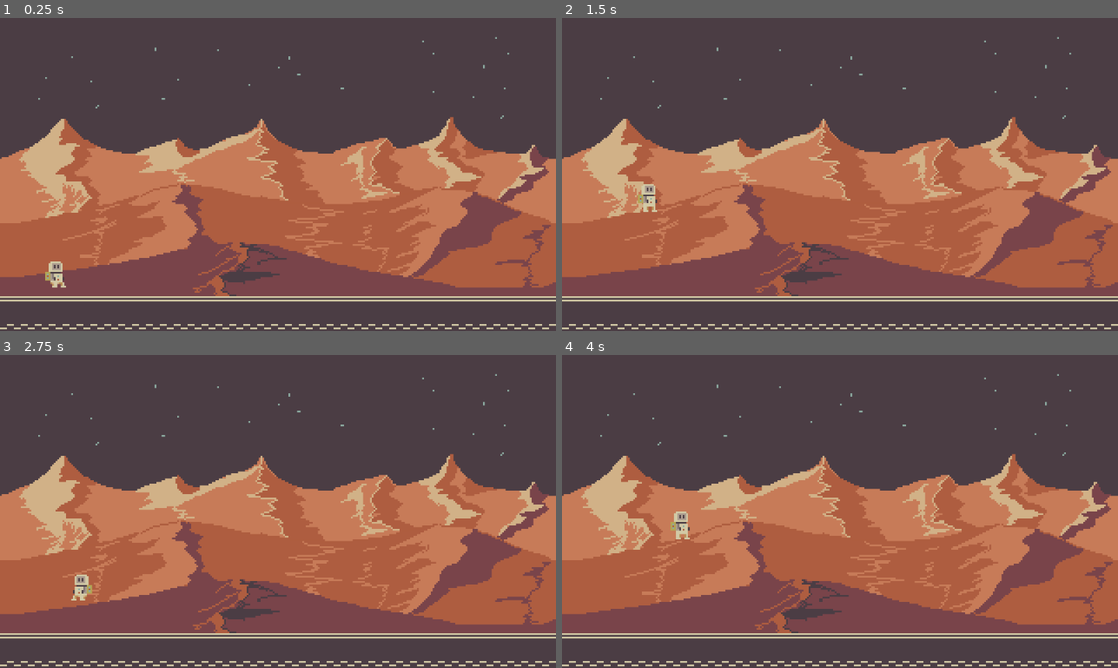
Above: before the commit, frames 1-4 (two rows, left to right).
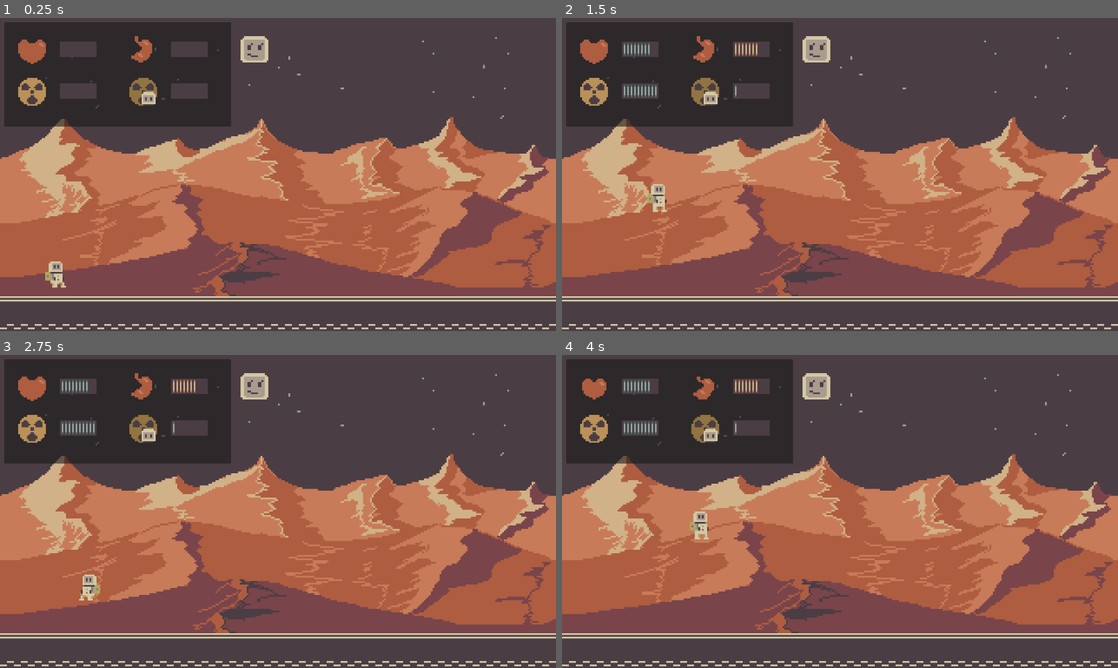
Above: after the commit, the same moments.

Repository: fuzhouch/interactive-space-tour
Game: Godot game, scene res://scenes/MarsLanding.tscn
Two runs of this game, one before a commit and one after it. Both use one fixed random seed, a clock stepped at 60 frames per second and the inputs below.
Inputs (mouse positions are in pixels of both pictures, inside the frame that each line leads up to):
- Up to frame 1 (0.25 s): no input
- Up to frame 2 (1.5 s): move the mouse to (962, 158) at 0.52 s; hold Right (ui_right) from 0.53 s (still down); click (962, 158) at 0.67 s; tap Up (ui_up) at 0.77 s; move the mouse to (728, 190) at 1.27 s; click (728, 190) at 1.42 s
- Up to frame 3 (2.75 s): tap Up (ui_up) at 1.52 s; move the mouse to (333, 442) at 2.02 s; release Right (ui_right) at 2.03 s; hold Left (ui_left) from 2.03 s (still down); click (333, 442) at 2.17 s
- Up to frame 4 (4 s): move the mouse to (812, 574) at 2.77 s; release Left (ui_left) at 2.78 s; hold Right (ui_right) from 2.78 s (still down); click (812, 574) at 2.92 s; tap Up (ui_up) at 3.02, 3.77 s; move the mouse to (1006, 558) at 3.52 s; click (1006, 558) at 3.67 s

The runs differ from the first frame. In frame 1, 12% of the frame differs, in the area x 0-49%, y 1-35%; in frame 2, 13%; in frame 3, 13%; in frame 4, 13%, in the area x 0-49%, y 1-59%.

Commit message:
[Task 0007][NEW] Add HUD screen to display player status.
1. Display metrics: Health, Strength, Radiation, Radiation Effective
   (aka. radiation - protection).
2. A clickable icon to perform suite on/off.
3. All metrics are updated once per second.
4. Radiation Effective display gauge metrics in reversed order (red for
   low, green for high).

Diff:
--- a/characters/Player.gd
+++ b/characters/Player.gd
@@ -40,6 +40,9 @@
 # =====================================================================
 # Character interaction
 # =====================================================================
+var monitor: CanvasLayer = null
+signal monitor_connected(monitor_hud)
+
 signal health_changed(health_point_delta)
 signal strength_changed(strength_delta)
 signal suite_changed(suite_on)
@@ -57,9 +60,6 @@
 func _adjust_walk_speed() -> void:
     # Character's strenth decides how fast our player can move
     velocity.x = velocity.x * (strength / 100.0)
-
-func _adjust_health_by_env() -> void:
-    pass
 
 func _check_health() -> void:
     if health <= 0:
@@ -114,12 +114,19 @@
 
 func _on_health_check_timer_timeout() -> void:
     var health_lost: int = 0
-    if radiation - radiation_protection >= RADIATION_SAFE_LINE:
+    var radiation_effective: int = radiation - radiation_protection
+    if radiation_effective >= RADIATION_SAFE_LINE:
         health_lost += 10
     if starving:
         health_lost += 1
     if health_lost > 0:
         self.emit_signal("health_changed", -health_lost)
+
+    if monitor != null:
+        monitor.emit_signal("strength_updated", strength)
+        monitor.emit_signal("health_updated", health)
+        monitor.emit_signal("radiation_env_updated", radiation)
+        monitor.emit_signal("radiation_to_human_updated", radiation_effective)
 
 func _on_health_changed(health_point_delta: int) -> void:
     health += health_point_delta
@@ -145,3 +152,8 @@
 
 func _on_env_gravity_changed(new_gravity_value: int) -> void:
     gravity = new_gravity_value
+
+
+func _on_monitor_connected(monitor_hud: CanvasLayer) -> void:
+    monitor = monitor_hud
+    monitor.emit_signal("player_connected", self)
--- a/characters/Player.tscn
+++ b/characters/Player.tscn
@@ -263,6 +263,7 @@
 [connection signal="env_gravity_changed" from="." to="." method="_on_env_gravity_changed"]
 [connection signal="env_radiation_changed" from="." to="." method="_on_env_radiation_changed"]
 [connection signal="health_changed" from="." to="." method="_on_health_changed"]
+[connection signal="monitor_connected" from="." to="." method="_on_monitor_connected"]
 [connection signal="strength_changed" from="." to="." method="_on_strength_changed"]
 [connection signal="suite_changed" from="." to="." method="_on_suite_changed"]
 [connection signal="animation_finished" from="AnimatedSprite2D" to="." method="_on_animated_sprite_2d_animation_finished"]
--- a/project.godot
+++ b/project.godot
@@ -24,11 +24,16 @@
 window/size/viewport_width=1280
 window/size/viewport_height=720
 
+[editor]
+
+movie_writer/movie_file="/home/fuzhouch/projects/gaming/godot/interactive-space-tour/cam_material.avi"
+
 [layer_names]
 
 2d_physics/layer_1="Player"
 2d_physics/layer_2="Facility"
 2d_physics/layer_3="Terrain"
+2d_physics/layer_4="Clickable"
 
 [rendering]
 
--- a/scenes/MarsLanding.gd
+++ b/scenes/MarsLanding.gd
@@ -5,4 +5,6 @@
 func _ready() -> void:
     $Player.emit_signal("env_radiation_changed", Global.RADIATION_MARS)
     $Player.emit_signal("env_gravity_changed", Global.GRAVITY_MARS)
-    $Player.emit_signal("strength_changed", -50)
+    $Player.emit_signal("health_changed", -22)
+    $Player.emit_signal("strength_changed", -35)
+    $Player.emit_signal("monitor_connected", $HUD_HealthMonitor)
--- a/scenes/MarsLanding.tscn
+++ b/scenes/MarsLanding.tscn
@@ -1,9 +1,10 @@
-[gd_scene load_steps=9 format=3 uid="uid://4v488irwrfc8"]
+[gd_scene load_steps=10 format=3 uid="uid://4v488irwrfc8"]
 
 [ext_resource type="Texture2D" uid="uid://desl57v3y7was" path="res://assets/tilesheet-mars-landing-16x16-64x64-0001.png" id="1_46mla"]
 [ext_resource type="Texture2D" uid="uid://bt3vfv30ib1km" path="res://assets/mars-landing-background-320x192-1280x768-0001.png" id="1_c26eo"]
 [ext_resource type="Script" path="res://scenes/MarsLanding.gd" id="1_cbr5t"]
 [ext_resource type="PackedScene" uid="uid://cccvyqwq6cyd2" path="res://characters/Player.tscn" id="2_686la"]
+[ext_resource type="PackedScene" uid="uid://dkysisgefkyh2" path="res://ui/HUD_HealthMonitor.tscn" id="5_wwgeq"]
 
 [sub_resource type="TileSetAtlasSource" id="TileSetAtlasSource_f7b3q"]
 texture = ExtResource("1_46mla")
@@ -125,3 +126,7 @@
 position_smoothing_enabled = true
 editor_draw_limits = true
 editor_draw_drag_margin = true
+
+[node name="HUD_HealthMonitor" parent="." instance=ExtResource("5_wwgeq")]
+offset = Vector2(10, 10)
+transform = Transform2D(1, 0, 0, 1, 10, 10)
--- /dev/null
+++ b/ui/AnimatedGauge.gd
@@ -0,0 +1,75 @@
+extends AnimatedSprite2D
+
+@export var reverse_display: bool = false
+
+var gauge: int = 100
+var gauge_animation: String = "percentage_100"
+signal gauge_updated(new_value)
+
+# Called when the node enters the scene tree for the first time.
+func _ready() -> void:
+    pass # Replace with function body.
+
+func _on_gauge_updated(new_value: int) -> void:
+    if new_value < 0:
+        new_value = 0
+    if new_value > 100:
+        new_value = 100
+
+    gauge = new_value
+    if gauge == 0:
+        if reverse_display:
+            gauge_animation = "reverse_percentage_00"
+        else:
+            gauge_animation = "percentage_00"
+    elif gauge > 0 and gauge <= 10:
+        if reverse_display:
+            gauge_animation = "reverse_percentage_10"
+        else:
+            gauge_animation = "percentage_10"
+    elif gauge > 10 and gauge <= 20:
+        if reverse_display:
+            gauge_animation = "reverse_percentage_20"
+        else:
+            gauge_animation = "percentage_20"
+    elif gauge > 20 and gauge <= 30:
+        if reverse_display:
+            gauge_animation = "reverse_percentage_30"
+        else:
+            gauge_animation = "percentage_30"
+    elif gauge > 30 and gauge <= 40:
+        if reverse_display:
+            gauge_animation = "reverse_percentage_40"
+        else:
+            gauge_animation = "percentage_40"
+    elif gauge > 40 and gauge <= 50:
+        if reverse_display:
+            gauge_animation = "reverse_percentage_50"
+        else:
+            gauge_animation = "percentage_50"
+    elif gauge > 50 and gauge <= 60:
+        if reverse_display:
+            gauge_animation = "reverse_percentage_60"
+        else:
+            gauge_animation = "percentage_60"
+    elif gauge > 60 and gauge <= 70:
+        if reverse_display:
+            gauge_animation = "reverse_percentage_70"
+        else:
+            gauge_animation = "percentage_70"
+    elif gauge > 70 and gauge <= 80:
+        if reverse_display:
+            gauge_animation = "reverse_percentage_80"
+        else:
+            gauge_animation = "percentage_80"
+    elif gauge > 70 and gauge <= 90:
+        if reverse_display:
+            gauge_animation = "reverse_percentage_90"
+        else:
+            gauge_animation = "percentage_90"
+    elif gauge > 90:
+        if reverse_display:
+            gauge_animation = "reverse_percentage_100"
+        else:
+            gauge_animation = "percentage_100"
+    self.play(gauge_animation)
--- /dev/null
+++ b/ui/AnimatedGauge.tscn
@@ -0,0 +1,278 @@
+[gd_scene load_steps=26 format=3 uid="uid://kdm53s1vma58"]
+
+[ext_resource type="Texture2D" uid="uid://baep416ypm5bw" path="res://assets/ui-gauge-32x16-128x64-0001.png" id="1_4tslq"]
+[ext_resource type="Script" path="res://ui/AnimatedGauge.gd" id="2_3l6fw"]
+
+[sub_resource type="AtlasTexture" id="AtlasTexture_8xybs"]
+atlas = ExtResource("1_4tslq")
+region = Rect2(1280, 0, 128, 64)
+
+[sub_resource type="AtlasTexture" id="AtlasTexture_15nig"]
+atlas = ExtResource("1_4tslq")
+region = Rect2(1152, 0, 128, 64)
+
+[sub_resource type="AtlasTexture" id="AtlasTexture_f73na"]
+atlas = ExtResource("1_4tslq")
+region = Rect2(0, 0, 128, 64)
+
+[sub_resource type="AtlasTexture" id="AtlasTexture_rb603"]
+atlas = ExtResource("1_4tslq")
+region = Rect2(1024, 0, 128, 64)
+
+[sub_resource type="AtlasTexture" id="AtlasTexture_xqhqp"]
+atlas = ExtResource("1_4tslq")
+region = Rect2(896, 0, 128, 64)
+
+[sub_resource type="AtlasTexture" id="AtlasTexture_jrqpe"]
+atlas = ExtResource("1_4tslq")
+region = Rect2(768, 0, 128, 64)
+
+[sub_resource type="AtlasTexture" id="AtlasTexture_jwyin"]
+atlas = ExtResource("1_4tslq")
+region = Rect2(512, 0, 128, 64)
+
+[sub_resource type="AtlasTexture" id="AtlasTexture_xv0ij"]
+atlas = ExtResource("1_4tslq")
+region = Rect2(512, 0, 128, 64)
+
+[sub_resource type="AtlasTexture" id="AtlasTexture_l1klo"]
+atlas = ExtResource("1_4tslq")
+region = Rect2(384, 0, 128, 64)
+
+[sub_resource type="AtlasTexture" id="AtlasTexture_dc8ca"]
+atlas = ExtResource("1_4tslq")
+region = Rect2(256, 0, 128, 64)
+
+[sub_resource type="AtlasTexture" id="AtlasTexture_6y7li"]
+atlas = ExtResource("1_4tslq")
+region = Rect2(128, 0, 128, 64)
+
+[sub_resource type="AtlasTexture" id="AtlasTexture_o4tfb"]
+atlas = ExtResource("1_4tslq")
+region = Rect2(1280, 64, 128, 64)
+
+[sub_resource type="AtlasTexture" id="AtlasTexture_1ymws"]
+atlas = ExtResource("1_4tslq")
+region = Rect2(1152, 64, 128, 64)
+
+[sub_resource type="AtlasTexture" id="AtlasTexture_1761i"]
+atlas = ExtResource("1_4tslq")
+region = Rect2(0, 64, 128, 64)
+
+[sub_resource type="AtlasTexture" id="AtlasTexture_2ilhi"]
+atlas = ExtResource("1_4tslq")
+region = Rect2(1024, 64, 128, 64)
+
+[sub_resource type="AtlasTexture" id="AtlasTexture_kvnsa"]
+atlas = ExtResource("1_4tslq")
+region = Rect2(896, 64, 128, 64)
+
+[sub_resource type="AtlasTexture" id="AtlasTexture_ke1pp"]
+atlas = ExtResource("1_4tslq")
+region = Rect2(768, 64, 128, 64)
+
+[sub_resource type="AtlasTexture" id="AtlasTexture_bq2ra"]
+atlas = ExtResource("1_4tslq")
+region = Rect2(640, 64, 128, 64)
+
+[sub_resource type="AtlasTexture" id="AtlasTexture_k7fj0"]
+atlas = ExtResource("1_4tslq")
+region = Rect2(512, 64, 128, 64)
+
+[sub_resource type="AtlasTexture" id="AtlasTexture_ctkyb"]
+atlas = ExtResource("1_4tslq")
+region = Rect2(384, 64, 128, 64)
+
+[sub_resource type="AtlasTexture" id="AtlasTexture_b3pqm"]
+atlas = ExtResource("1_4tslq")
+region = Rect2(256, 64, 128, 64)
+
+[sub_resource type="AtlasTexture" id="AtlasTexture_s7osn"]
+atlas = ExtResource("1_4tslq")
+region = Rect2(128, 64, 128, 64)
+
+[sub_resource type="SpriteFrames" id="SpriteFrames_rcj38"]
+animations = [{
+"frames": [{
+"duration": 1.0,
+"texture": SubResource("AtlasTexture_8xybs")
+}],
+"loop": true,
+"name": &"percentage_00",
+"speed": 5.0
+}, {
+"frames": [{
+"duration": 1.0,
+"texture": SubResource("AtlasTexture_15nig")
+}],
+"loop": true,
+"name": &"percentage_10",
+"speed": 5.0
+}, {
+"frames": [{
+"duration": 1.0,
+"texture": SubResource("AtlasTexture_f73na")
+}],
+"loop": true,
+"name": &"percentage_100",
+"speed": 5.0
+}, {
+"frames": [{
+"duration": 1.0,
+"texture": SubResource("AtlasTexture_rb603")
+}],
+"loop": true,
+"name": &"percentage_20",
+"speed": 5.0
+}, {
+"frames": [{
+"duration": 1.0,
+"texture": SubResource("AtlasTexture_xqhqp")
+}],
+"loop": true,
+"name": &"percentage_30",
+"speed": 5.0
+}, {
+"frames": [{
+"duration": 1.0,
+"texture": SubResource("AtlasTexture_jrqpe")
+}],
+"loop": true,
+"name": &"percentage_40",
+"speed": 5.0
+}, {
+"frames": [{
+"duration": 1.0,
+"texture": SubResource("AtlasTexture_jwyin")
+}],
+"loop": true,
+"name": &"percentage_50",
+"speed": 5.0
+}, {
+"frames": [{
+"duration": 1.0,
+"texture": SubResource("AtlasTexture_xv0ij")
+}],
+"loop": true,
+"name": &"percentage_60",
+"speed": 5.0
+}, {
+"frames": [{
+"duration": 1.0,
+"texture": SubResource("AtlasTexture_l1klo")
+}],
+"loop": true,
+"name": &"percentage_70",
+"speed": 5.0
+}, {
+"frames": [{
+"duration": 1.0,
+"texture": SubResource("AtlasTexture_dc8ca")
+}],
+"loop": true,
+"name": &"percentage_80",
+"speed": 5.0
+}, {
+"frames": [{
+"duration": 1.0,
+"texture": SubResource("AtlasTexture_6y7li")
+}],
+"loop": true,
+"name": &"percentage_90",
+"speed": 5.0
+}, {
+"frames": [{
+"duration": 1.0,
+"texture": SubResource("AtlasTexture_o4tfb")
+}],
+"loop": true,
+"name": &"reverse_percentage_00",
+"speed": 5.0
+}, {
+"frames": [{
+"duration": 1.0,
+"texture": SubResource("AtlasTexture_1ymws")
+}],
+"loop": true,
+"name": &"reverse_percentage_10",
+"speed": 5.0
+}, {
+"frames": [{
+"duration": 1.0,
+"texture": SubResource("AtlasTexture_1761i")
+}],
+"loop": true,
+"name": &"reverse_percentage_100",
+"speed": 5.0
+}, {
+"frames": [{
+"duration": 1.0,
+"texture": SubResource("AtlasTexture_2ilhi")
+}],
+"loop": true,
+"name": &"reverse_percentage_20",
+"speed": 5.0
+}, {
+"frames": [{
+"duration": 1.0,
+"texture": SubResource("AtlasTexture_kvnsa")
+}],
+"loop": true,
+"name": &"reverse_percentage_30",
+"speed": 5.0
+}, {
+"frames": [{
+"duration": 1.0,
+"texture": SubResource("AtlasTexture_ke1pp")
+}],
+"loop": true,
+"name": &"reverse_percentage_40",
+"speed": 5.0
+}, {
+"frames": [{
+"duration": 1.0,
+"texture": SubResource("AtlasTexture_bq2ra")
+}],
+"loop": true,
+"name": &"reverse_percentage_50",
+"speed": 5.0
+}, {
+"frames": [{
+"duration": 1.0,
+"texture": SubResource("AtlasTexture_k7fj0")
+}],
+"loop": true,
+"name": &"reverse_percentage_60",
+"speed": 5.0
+}, {
+"frames": [{
+"duration": 1.0,
+"texture": SubResource("AtlasTexture_ctkyb")
+}],
+"loop": true,
+"name": &"reverse_percentage_70",
+"speed": 5.0
+}, {
+"frames": [{
+"duration": 1.0,
+"texture": SubResource("AtlasTexture_b3pqm")
+}],
+"loop": true,
+"name": &"reverse_percentage_80",
+"speed": 5.0
+}, {
+"frames": [{
+"duration": 1.0,
+"texture": SubResource("AtlasTexture_s7osn")
+}],
+"loop": true,
+"name": &"reverse_percentage_90",
+"speed": 5.0
+}]
+
+[node name="AnimatedGauge" type="AnimatedSprite2D"]
+sprite_frames = SubResource("SpriteFrames_rcj38")
+animation = &"percentage_00"
+script = ExtResource("2_3l6fw")
+
+[connection signal="gauge_updated" from="." to="." method="_on_gauge_updated"]
--- /dev/null
+++ b/ui/AnimatedIcon.gd
@@ -0,0 +1,13 @@
+extends AnimatedSprite2D
+
+@export var animation_icon_name = "suite_on"
+
+signal icon_changed(icon_name)
+
+# Called every frame. 'delta' is the elapsed time since the previous frame.
+func _process(delta: float) -> void:
+    self.play(animation_icon_name)
+
+
+func _on_icon_changed(icon_name) -> void:
+    animation_icon_name = icon_name
--- /dev/null
+++ b/ui/AnimatedIcon.tscn
@@ -0,0 +1,100 @@
+[gd_scene load_steps=12 format=3 uid="uid://djecdx117hwyx"]
+
+[ext_resource type="Texture2D" uid="uid://br7wuosvum5e1" path="res://assets/ui-hud-icon-16x16-64x64-0001.png" id="1_apdfw"]
+[ext_resource type="Script" path="res://ui/AnimatedIcon.gd" id="2_8jgwl"]
+
+[sub_resource type="AtlasTexture" id="AtlasTexture_aow0d"]
+atlas = ExtResource("1_apdfw")
+region = Rect2(0, 128, 64, 64)
+
+[sub_resource type="AtlasTexture" id="AtlasTexture_2x7np"]
+atlas = ExtResource("1_apdfw")
+region = Rect2(64, 128, 64, 64)
+
+[sub_resource type="AtlasTexture" id="AtlasTexture_ecoeq"]
+atlas = ExtResource("1_apdfw")
+region = Rect2(0, 256, 64, 64)
+
+[sub_resource type="AtlasTexture" id="AtlasTexture_jvyxg"]
+atlas = ExtResource("1_apdfw")
+region = Rect2(64, 256, 64, 64)
+
+[sub_resource type="AtlasTexture" id="AtlasTexture_837sl"]
+atlas = ExtResource("1_apdfw")
+region = Rect2(0, 192, 64, 64)
+
+[sub_resource type="AtlasTexture" id="AtlasTexture_41hrn"]
+atlas = ExtResource("1_apdfw")
+region = Rect2(64, 192, 64, 64)
+
+[sub_resource type="AtlasTexture" id="AtlasTexture_vrela"]
+atlas = ExtResource("1_apdfw")
+region = Rect2(0, 64, 64, 64)
+
+[sub_resource type="AtlasTexture" id="AtlasTexture_gp2bs"]
+atlas = ExtResource("1_apdfw")
+region = Rect2(0, 0, 64, 64)
+
+[sub_resource type="SpriteFrames" id="SpriteFrames_vqee5"]
+animations = [{
+"frames": [{
+"duration": 1.0,
+"texture": SubResource("AtlasTexture_aow0d")
+}, {
+"duration": 1.0,
+"texture": SubResource("AtlasTexture_2x7np")
+}],
+"loop": true,
+"name": &"health",
+"speed": 3.0
+}, {
+"frames": [{
+"duration": 1.0,
+"texture": SubResource("AtlasTexture_ecoeq")
+}],
+"loop": true,
+"name": &"radiation",
+"speed": 5.0
+}, {
+"frames": [{
+"duration": 1.0,
+"texture": SubResource("AtlasTexture_jvyxg")
+}],
+"loop": true,
+"name": &"radiation_effective",
+"speed": 5.0
+}, {
+"frames": [{
+"duration": 1.0,
+"texture": SubResource("AtlasTexture_837sl")
+}, {
+"duration": 1.0,
+"texture": SubResource("AtlasTexture_41hrn")
+}],
+"loop": true,
+"name": &"strength",
+"speed": 3.0
+}, {
+"frames": [{
+"duration": 1.0,
+"texture": SubResource("AtlasTexture_vrela")
+}],
+"loop": true,
+"name": &"suite_off",
+"speed": 3.0
+}, {
+"frames": [{
+"duration": 1.0,
+"texture": SubResource("AtlasTexture_gp2bs")
+}],
+"loop": true,
+"name": &"suite_on",
+"speed": 5.0
+}]
+
+[node name="AnimatedIcon" type="AnimatedSprite2D"]
+sprite_frames = SubResource("SpriteFrames_vqee5")
+animation = &"suite_off"
+script = ExtResource("2_8jgwl")
+
+[connection signal="icon_changed" from="." to="." method="_on_icon_changed"]
--- /dev/null
+++ b/ui/HUD_HealthMonitor.gd
@@ -0,0 +1,45 @@
+extends CanvasLayer
+
+var player: Node2D = null
+var suited: bool = true
+signal player_connected(new_player)
+
+signal health_updated(new_value)
+signal strength_updated(new_value)
+signal radiation_env_updated(new_value)
+signal radiation_to_human_updated(new_value)
+
+func _on_health_updated(new_value) -> void:
+    $Panel/Gauge_Health.emit_signal("gauge_updated", new_value)
+
+func _on_strength_updated(new_value: int) -> void:
+    $Panel/Gauge_Strength.emit_signal("gauge_updated", new_value)
+
+func _on_radiation_to_human_updated(new_value) -> void:
+    $Panel/Gauge_Radiation_ToHuman.emit_signal("gauge_updated", new_value)
+
+func _on_radiation_env_updated(new_value) -> void:
+    $Panel/Gauge_Radiation_Env.emit_signal("gauge_updated", new_value)
+
+# TOOD
+# For an unknown reason, we can't put UserInput_SuiteOff
+# in range of Panel. It appears Panel "accepts" all mouse click
+# event and DOES NOT pass to child items. This may caused by
+# some unknown knowledge when mixing use of Godot's Control and Node
+# systems.
+#
+# I can't really find a fix here. A workaround should be available
+# by using a picture as background instead of a Panel. I didn't do
+# it just because it's a bit crumbsome when more UI elements are added.
+func _on_user_input_suite_off_input_event(viewport: Node, event: InputEvent, shape_idx: int) -> void:
+    if event is InputEventMouseButton and event.is_pressed():
+        if player != null:
+            suited = not suited
+            player.emit_signal("suite_changed", suited)
+            if suited:
+                $Panel/Icon_Suite.emit_signal("icon_changed", "suite_on")
+            else:
+                $Panel/Icon_Suite.emit_signal("icon_changed", "suite_off")
+
+func _on_player_connected(new_player: Node2D) -> void:
+    player = new_player
--- /dev/null
+++ b/ui/HUD_HealthMonitor.tscn
@@ -0,0 +1,63 @@
+[gd_scene load_steps=5 format=3 uid="uid://dkysisgefkyh2"]
+
+[ext_resource type="PackedScene" uid="uid://kdm53s1vma58" path="res://ui/AnimatedGauge.tscn" id="1_62cvm"]
+[ext_resource type="Script" path="res://ui/HUD_HealthMonitor.gd" id="1_cumbx"]
+[ext_resource type="PackedScene" uid="uid://djecdx117hwyx" path="res://ui/AnimatedIcon.tscn" id="3_istp4"]
+
+[sub_resource type="RectangleShape2D" id="RectangleShape2D_moa48"]
+size = Vector2(64, 64)
+
+[node name="HUD_HealthMonitor" type="CanvasLayer"]
+script = ExtResource("1_cumbx")
+
+[node name="Panel" type="Panel" parent="."]
+offset_right = 522.0
+offset_bottom = 240.0
+
+[node name="Gauge_Health" parent="Panel" instance=ExtResource("1_62cvm")]
+position = Vector2(192, 64)
+
+[node name="Gauge_Strength" parent="Panel" instance=ExtResource("1_62cvm")]
+position = Vector2(448, 64)
+
+[node name="Gauge_Radiation_Env" parent="Panel" instance=ExtResource("1_62cvm")]
+position = Vector2(192, 160)
+
+[node name="Gauge_Radiation_ToHuman" parent="Panel" instance=ExtResource("1_62cvm")]
+position = Vector2(448, 160)
+reverse_display = true
+
+[node name="Icon_Health" parent="Panel" instance=ExtResource("3_istp4")]
+position = Vector2(64, 64)
+animation_icon_name = "health"
+
+[node name="Icon_Strength" parent="Panel" instance=ExtResource("3_istp4")]
+position = Vector2(320, 64)
+animation_icon_name = "strength"
+
+[node name="Icon_Radiation" parent="Panel" instance=ExtResource("3_istp4")]
+position = Vector2(64, 160)
+animation_icon_name = "radiation"
+
+[node name="Icon_RadiationToHuman" parent="Panel" instance=ExtResource("3_istp4")]
+position = Vector2(320, 160)
+animation_icon_name = "radiation_effective"
+
+[node name="Icon_Suite" parent="Panel" instance=ExtResource("3_istp4")]
+position = Vector2(576, 64)
+
+[node name="UserInput_SuiteOff" type="Area2D" parent="."]
+collision_layer = 8
+collision_mask = 0
+metadata/_edit_group_ = true
+
+[node name="CollisionShape2D" type="CollisionShape2D" parent="UserInput_SuiteOff"]
+position = Vector2(576, 64)
+shape = SubResource("RectangleShape2D_moa48")
+
+[connection signal="health_updated" from="." to="." method="_on_health_updated"]
+[connection signal="player_connected" from="." to="." method="_on_player_connected"]
+[connection signal="radiation_env_updated" from="." to="." method="_on_radiation_env_updated"]
+[connection signal="radiation_to_human_updated" from="." to="." method="_on_radiation_to_human_updated"]
+[connection signal="strength_updated" from="." to="." method="_on_strength_updated"]
+[connection signal="input_event" from="UserInput_SuiteOff" to="." method="_on_user_input_suite_off_input_event"]
Binary file added: assets/ui-gauge-32x16-128x64-0001.png
Not shown, added: assets/ui-gauge-32x16-128x64-0001.png.import
Binary file added: assets/ui-hud-icon-16x16-64x64-0001.png
Not shown, added: assets/ui-hud-icon-16x16-64x64-0001.png.import
Not shown, added: assets/pixelorama/ui-gauge-0001.pxo
Not shown, added: assets/pixelorama/ui-hud-icon-0001.pxo
